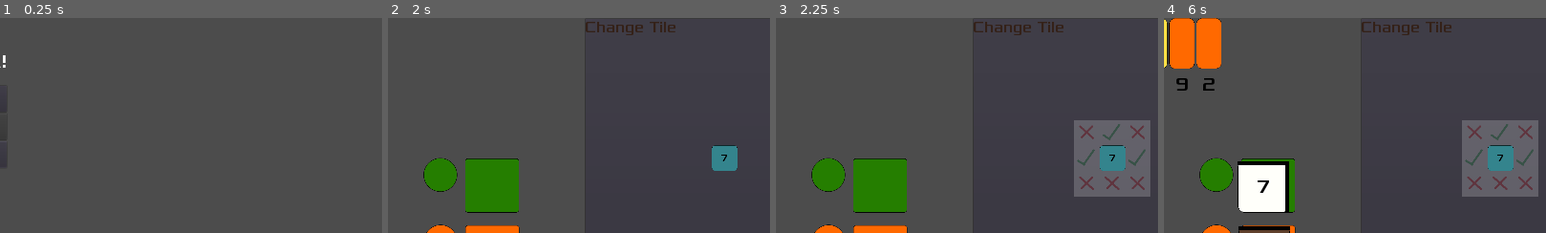
Above: before the commit, frames 1-4 (left to right).
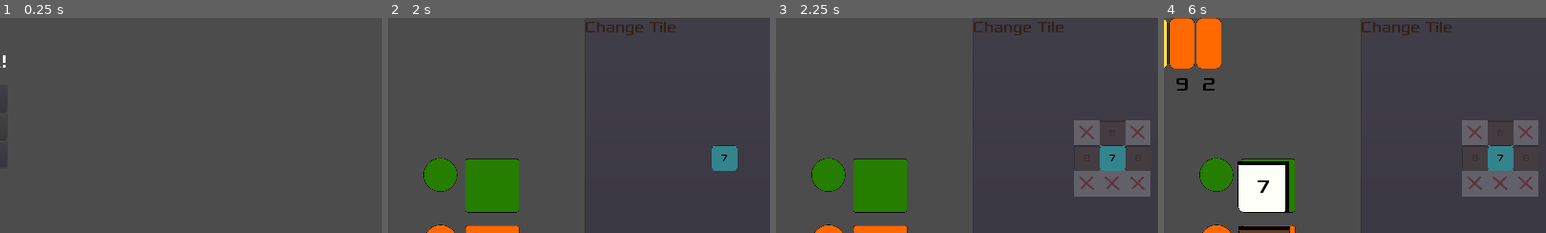
Above: after the commit, the same moments.

Repository: Structed/alcaramba
Game: Godot game, scene res://Drawable/MainMenu/MainMenu.tscn
The game is run twice, just before and just after one commit, with the same random seed, the same clock (stepped at 60 frames per second) and the same inputs.
Inputs (mouse positions are % of the whole screen's width and height, from its top left):
- Up to frame 1 (0.25 s): no input
- Up to frame 2 (2 s): click "New Game" at 0.5 s; click "Start Game" at 1.25 s
- Up to frame 3 (2.25 s): click "Change Tile" at 2 s
- Up to frame 4 (6 s): click (18, 39) at 2.75 s; click (37, 39) at 3.5 s; click (38, 54) at 4.25 s; click (18, 54) at 5 s; click "End Turn" at 5.75 s
The pictures show only the part of the screen within x 24-74%, y 0-50%; the shares and areas given below are measured in that part.

Frames 1-2 are identical in both runs. In frame 3, 2.2% of the frame differs, in the area x 78-98%, y 47-72%; in frame 4, 2.2%.

Commit message:
Implemented drawing of preview tiles in overlay
Re-used cleanup/draw code from "actual" placing of tiles
However, I did abstract teh code so I could just re-use it

Diff:
--- a/src/alcaramba/Drawable/Town/Town.gd
+++ b/src/alcaramba/Drawable/Town/Town.gd
@@ -148,43 +148,58 @@
 func update_overlay(border: Rect2, id_compare: int = 6) -> void:
 
 	$TileMap_valid_overlay.clear()
+	cleanup_placed_tiles($TileMap_valid_overlay)
 
 	# consider all tiles within the rectangle spanned by current tiles plus one in each direction
 	for x in range(border.position.x - 1, border.position.x + border.size.x + 1):
 		for y in range(border.position.y - 1, border.position.y + border.size.y + 1):
 			# set cells according to valid/invalid
 			if is_placement_valid(x, y, id_compare ):
-				$TileMap_valid_overlay.set_cell(x, y, 1)
+#				$TileMap_valid_overlay.set_cell(x, y, 1)
+				draw_tile($TileMap_valid_overlay, x, y, id_compare)
 			else:
 				$TileMap_valid_overlay.set_cell(x, y, 0)
 
+
+# can be used for preview as well as for actual placement
+# @param tile_map: TileMap - Which TileMap to draw on - Town or Overlay
+# @param x: - TileMap local x coordinate
+# @param y: - TileMap local y coordinate
+# @param card_id: - Card ID, which is usually also the cell ID
+func draw_tile(tile_map: TileMap, x, y, card_id):
+	var tile = _stack_tiles.get_card_info_by_id(card_id)
+	var tile_node = tile_card_scene.instance()
+	tile_node._card_info = tile
+
+	var world_position = tile_map.map_to_world(Vector2(x, y))
+	tile_node.set_position(world_position)
+	#tile_node.rect_scale(Vector2(0.5, 0.5))
+	tile_node.set_scale(Vector2(0.5, 0.5))
+	tile_map.add_child(tile_node)
+
+
+# can be used for preview overlay as well as for actual placement
+# @param tile_map: TileMap - Which TileMap to remove from - Town or Overlay
+func cleanup_placed_tiles(tile_map: TileMap):
+	# Remove all Cards which are already here to be drawn:
+	var children = tile_map.get_children()
+	for child in children:
+		if child is TileCardDrawable:
+			tile_map.remove_child(child)
+			child.free()
 
 # draw placed tiles
 func draw_placed_tiles() -> void:
 	# TODO: Optimimize process, only remove/draw neccessary tiles
-
-	# Remove all Cards which are already here to be drawn:
-	var children = get_children()
-	for child in children:
-		if child is TileCardDrawable:
-			remove_child(child)
-			child.free()
+	cleanup_placed_tiles(self)
 
 	# Redraw
 	var border = _get_border()
 	for x in range(border.position.x, border.position.x + border.size.x):
 		for y in range(border.position.y, border.position.y + border.size.y):
-			var current_cell = get_cell(x, y)
-			if current_cell != TileMap.INVALID_CELL:
-				var tile = _stack_tiles.get_card_info_by_id(current_cell)
-				var tile_node = tile_card_scene.instance()
-				tile_node._card_info = tile
-
-				var world_position = map_to_world(Vector2(x, y))
-				tile_node.set_position(world_position)
-				#tile_node.rect_scale(Vector2(0.5, 0.5))
-				tile_node.set_scale(Vector2(0.5, 0.5))
-				self.add_child(tile_node)
+			var card_id = get_cell(x, y)
+			if card_id != TileMap.INVALID_CELL:
+				draw_tile(self, x, y, card_id)
 
 
 # should be called when tile is selected in market
